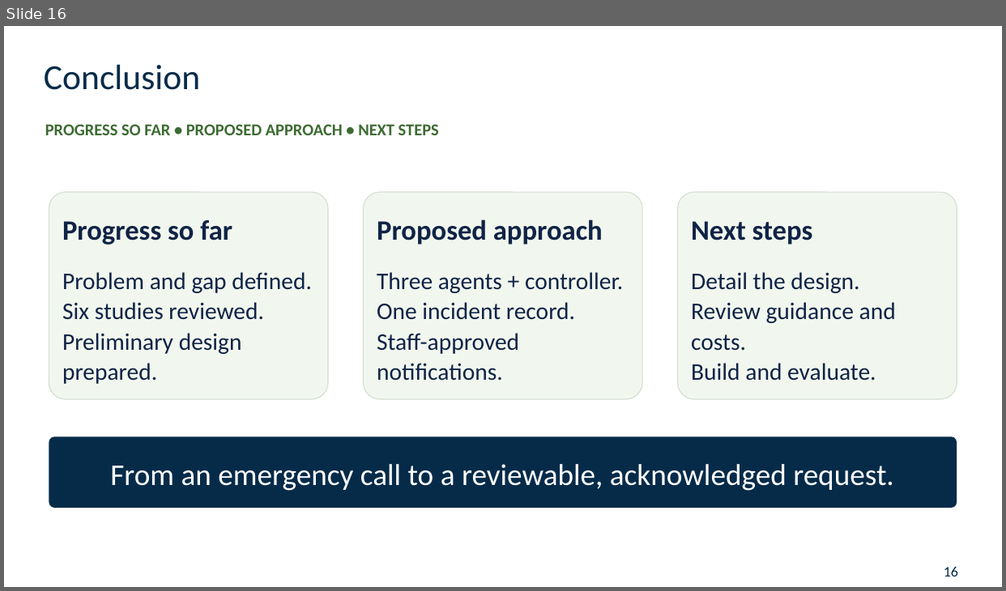
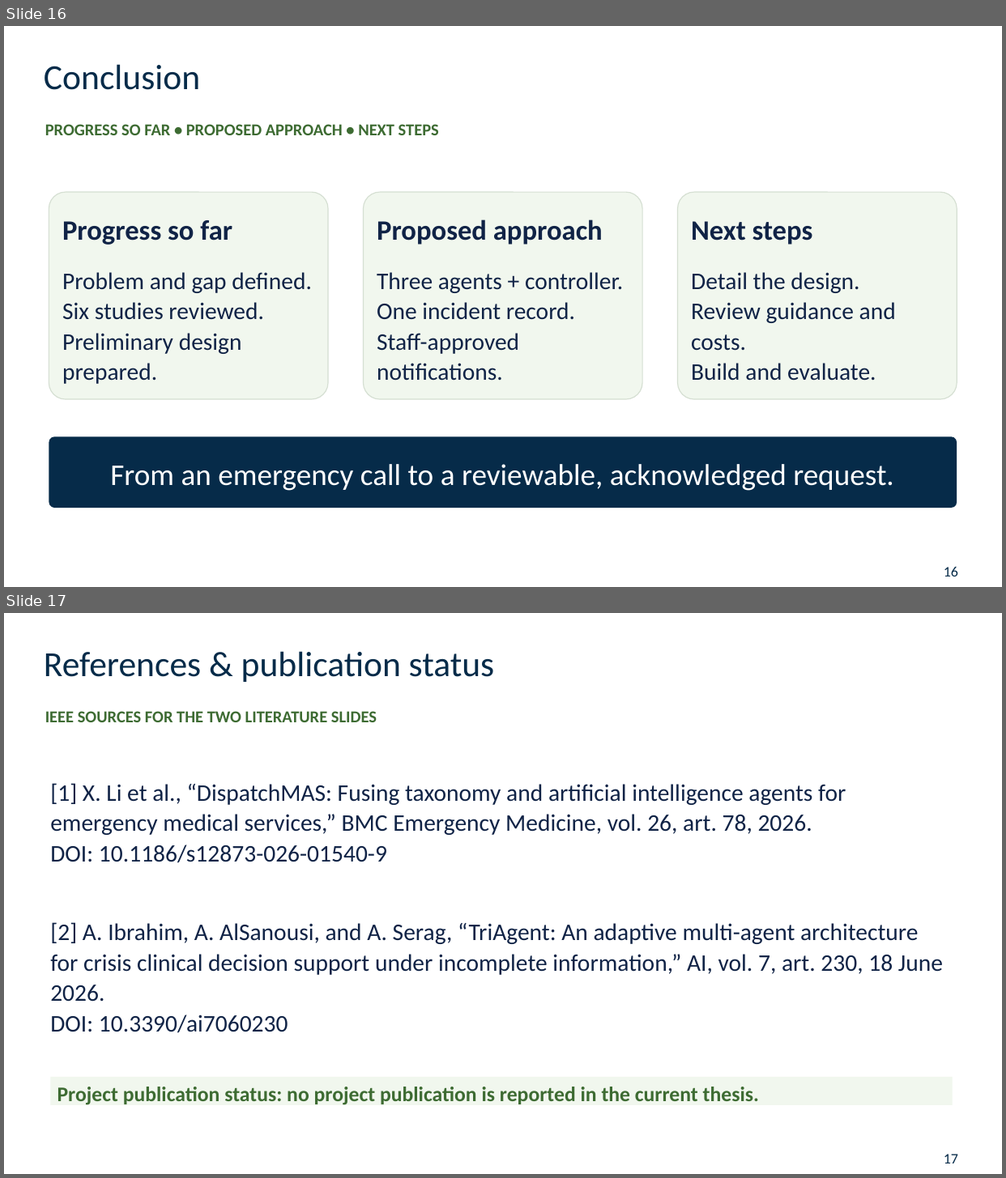
Before and after one commit to 3bdoo04/Uni-Grad, a slide deck: Review/Presentation/Uni-Grad - Midterm Presentation.pptx. Shown one above the other, each under a label of ours: slide 16 before the commit, slides 16 and 17 after it. The pictures are 1006x591 and 1006x1178 pixels, drawn with LibreOffice and Linux fonts; fonts in the diff are those of the drawing; background and template pictures are left out. Boxes give left, top, right and bottom in pixels: in the first picture for what was removed or moved away, otherwise in the second. Text is boxed around its words. In the diff, an @@ line names an element or a change of style, - is before the commit and + after.

```diff
--- a/Review/Presentation/Uni-Grad - Midterm Presentation.pptx
+++ b/Review/Presentation/Uni-Grad - Midterm Presentation.pptx
@@ slide 17 added at [4, 613, 1002, 1174], background #FFFFFF @@
@@ text added at [44, 651, 495, 682], 34 pt, text #062B49 @@
+References & publication status
@@ text added at [45, 711, 377, 722], 16 pt, text #3D6B32, bold @@
+IEEE SOURCES FOR THE TWO LITERATURE SLIDES
@@ text added at [50, 783, 846, 863], 23 pt, text #102346 @@
+[1] X. Li et al., “DispatchMAS: Fusing taxonomy and artificial intelligence agents for emergency medical services,” BMC Emergency Medicine, vol. 26, art. 78, 2026.
+DOI: 10.1186/s12873-026-01540-9
@@ text added at [50, 922, 943, 1033], 23 pt, text #102346 @@
+[2] A. Ibrahim, A. AlSanousi, and A. Serag, “TriAgent: An adaptive multi-agent architecture for crisis clinical decision support under incomplete information,” AI, vol. 7, art. 230, 18 June 2026.
+DOI: 10.3390/ai7060230
@@ rectangle added at [50, 1077, 953, 1105], fill #F1F7EE @@
@@ text added at [57, 1087, 759, 1105], 20 pt, text #3D6B32, bold @@
+Project publication status: no project publication is reported in the current thesis.
@@ text added at [944, 1154, 958, 1164], 14 pt, text #062B49 @@
+17
```
Also in this commit, not shown: 7 slides changed, 1 other slide added, 46 other files.
